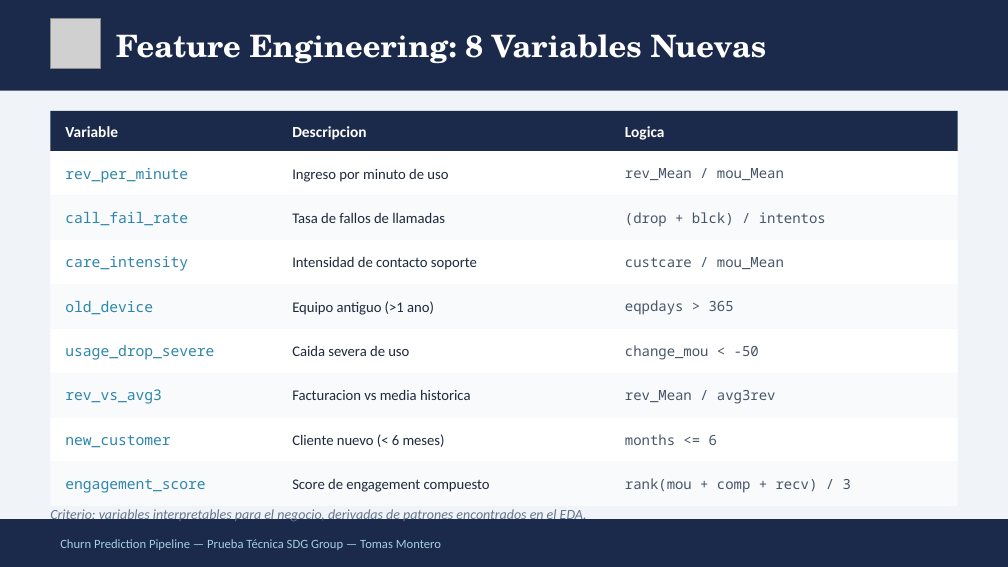
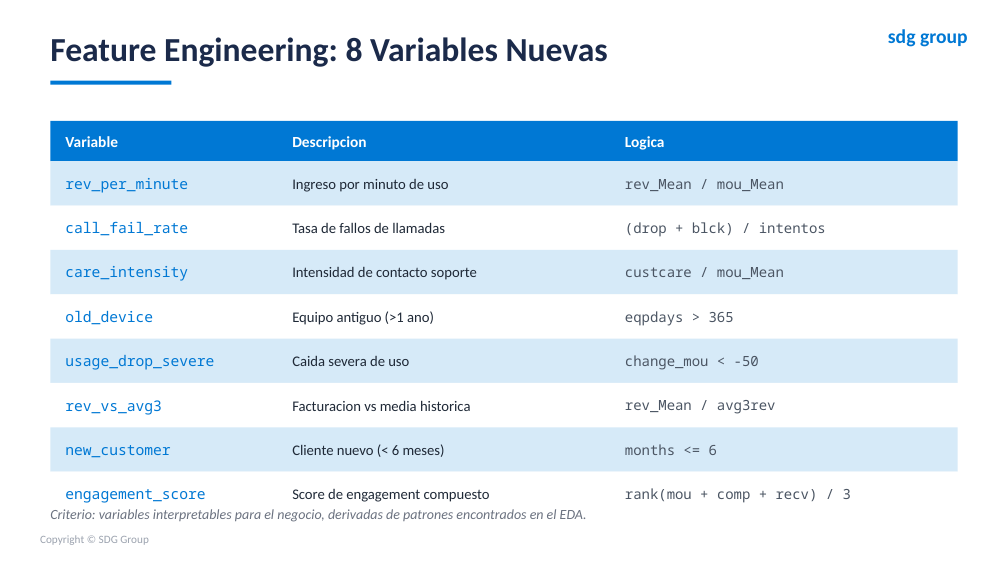
Before and after one commit to TomasUrban0/AI_Test_SDG, a slide deck: slide 8 of Presentacion_Churn_SDG.pptx. Drawn at 1008x567 pixels with LibreOffice and Linux fonts; fonts in the diff are those of the drawing; grey boxes stand for pictures. Boxes give left, top, right and bottom in pixels: in the first picture for what was removed or moved away, otherwise in the second. Text is boxed around its words. In the diff, an @@ line names an element or a change of style, - is before the commit and + after.

```diff
--- a/Presentacion_Churn_SDG.pptx
+++ b/Presentacion_Churn_SDG.pptx
@@ background #F0F4F8 to #FFFFFF @@
@@ rectangle removed at [0,0,1008,91] @@
@@ text "Feature Engineering: 8 Variables Nuevas": place and size @@
-text "Feature Engineering: 8 Variables Nuevas" at [116,34,767,64]
+text "Feature Engineering: 8 Variables Nuevas" at [50,37,608,67]
@@ text "Feature Engineering: 8 Variables Nuevas" at [50,37,608,67]: size 22 to 24 pt, font TeX Gyre Schola to Calibri, text colour #FFFFFF to #1B2A4A @@
@@ picture removed at [50,18,101,69] @@
@@ text added at [888,29,968,47], 14 pt, text #0078D4, bold @@
+sdg group
@@ rectangle added at [50,81,171,85], fill #0078D4 @@
@@ rectangle at [50,121,958,161]: fill #1B2A4A to #0078D4 @@
@@ 27 texts, 3 rectangles: place and size @@
-27 texts, 3 rectangles at [50,111,958,506]
+27 texts, 3 rectangles at [50,121,958,516]
@@ rectangle at [50,161,958,206]: fill #FFFFFF to #D6EAF8 @@
@@ rectangle removed at [50,196,958,240] @@
@@ rectangle at [50,250,958,294]: fill #F8FAFC to #D6EAF8 @@
@@ 5 rectangles: place and size @@
-5 rectangles at [50,240,958,462]
+5 rectangles at [50,206,958,427]
@@ rectangle at [50,339,958,383]: fill #F8FAFC to #D6EAF8 @@
@@ rectangle added at [50,427,958,472], fill #D6EAF8 @@
@@ text colour #2E86AB to #0078D4 in 8 elements at [65,489,205,503], [65,221,188,236], [65,310,153,325], [65,400,161,415], [65,178,188,193], [65,266,188,281], [65,355,214,370], [65,445,170,458] @@
@@ text colour #1E293B to #1F2937 in 8 elements at [292,489,490,502], [292,222,445,233], [292,311,434,325], [292,400,471,411], [292,179,448,192], [292,267,477,280], [292,356,409,366], [292,444,445,457] @@
@@ text colour #475569 to #4B5563 in 8 elements at [625,488,851,503], [625,222,826,237], [625,311,734,326], [625,400,776,414], [625,179,784,191], [625,267,784,279], [625,355,759,370], [625,444,717,455] @@
@@ rectangle at [50,472,958,516]: fill #F8FAFC to #FFFFFF @@
@@ text "Criterio: variables interpretables para el ..." at [50,509,587,522]: text colour #64748B to #6B7280 @@
@@ rectangle removed at [0,519,1008,566] @@
@@ text added at [40,535,149,545], 8 pt, text #9CA3AF @@
+Copyright © SDG Group
@@ text removed at [60,539,441,550] @@
-Churn Prediction Pipeline — Prueba Técnica SDG Group — Tomas Montero
```
Also in this commit, not shown: 23 other slides changed, 1 slide added, 1 slide removed, 19 other files.
